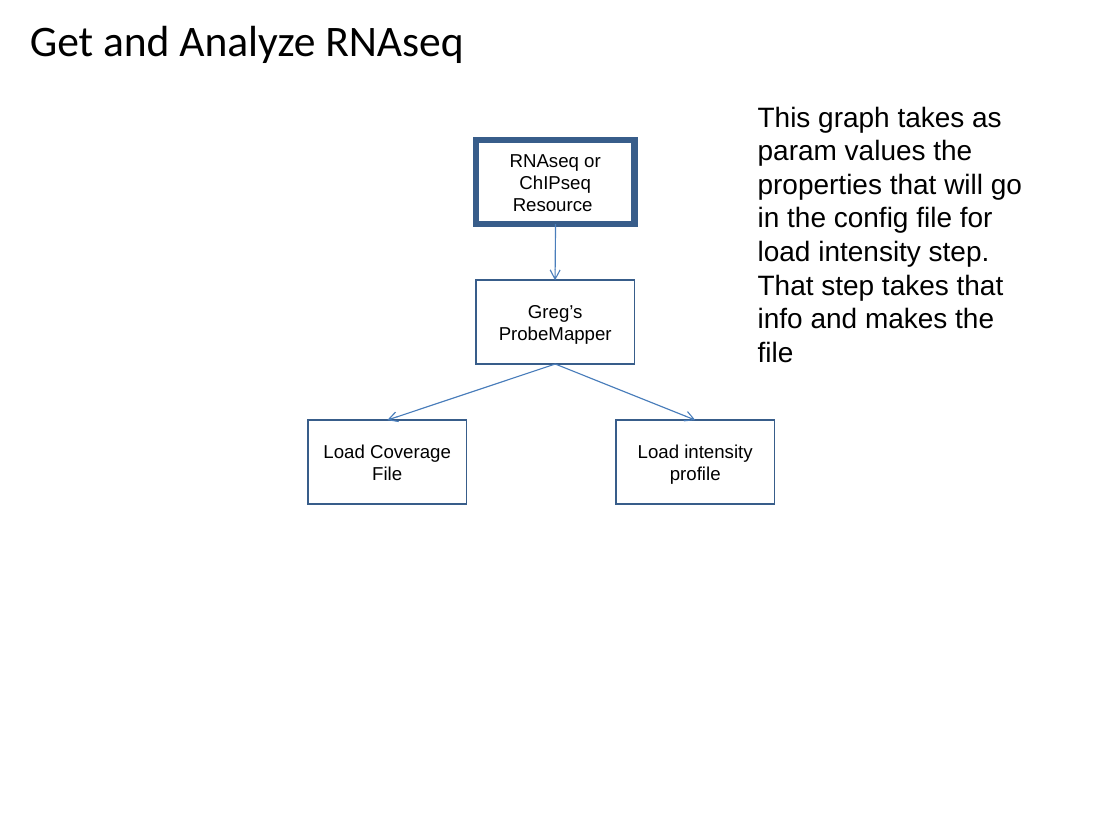
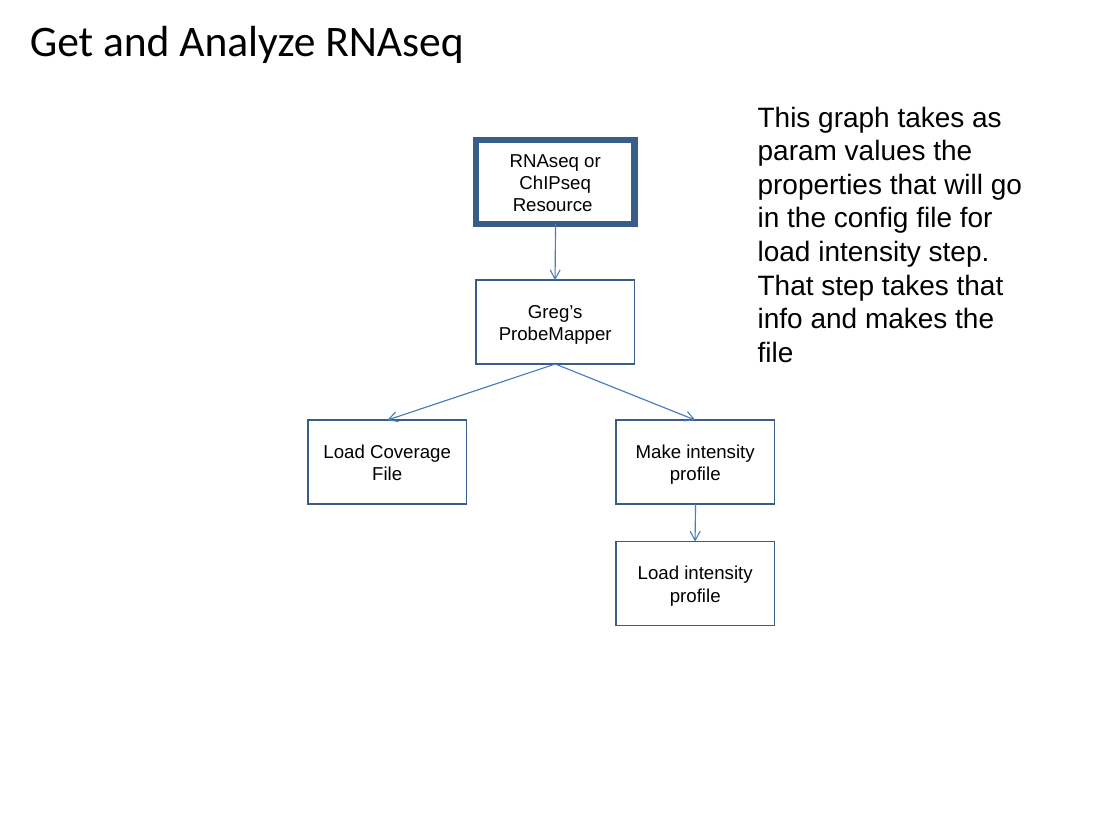
Before and after one commit to VEuPathDB/ApiCommonWorkflow, a slide deck: slide 43 of Main/doc/IntegratedWorkflow.ppt. Drawn at 1120x840 pixels with LibreOffice and Linux fonts; fonts in the diff are those of the drawing. Boxes give left, top, right and bottom in pixels: in the first picture for what was removed or moved away, otherwise in the second. Text is boxed around its words. In the diff, an @@ line names an element or a change of style, - is before the commit and + after.

```diff
--- a/Main/doc/IntegratedWorkflow.ppt
+++ b/Main/doc/IntegratedWorkflow.ppt
@@ rectangle added at (616, 420, 775, 504), outline #385D8A 0.99 pt, 12 pt, text #000000 @@
+Make intensity profile
@@ arrow added from (696, 504) to (696, 542), #4A7EBB 0.74 pt @@
@@ rectangle "Load intensity profile": place and size @@
-rectangle "Load intensity profile" at (616, 420, 775, 504)
+rectangle "Load intensity profile" at (616, 541, 775, 625)
```
Also in this commit, not shown: 2 other slides changed.
